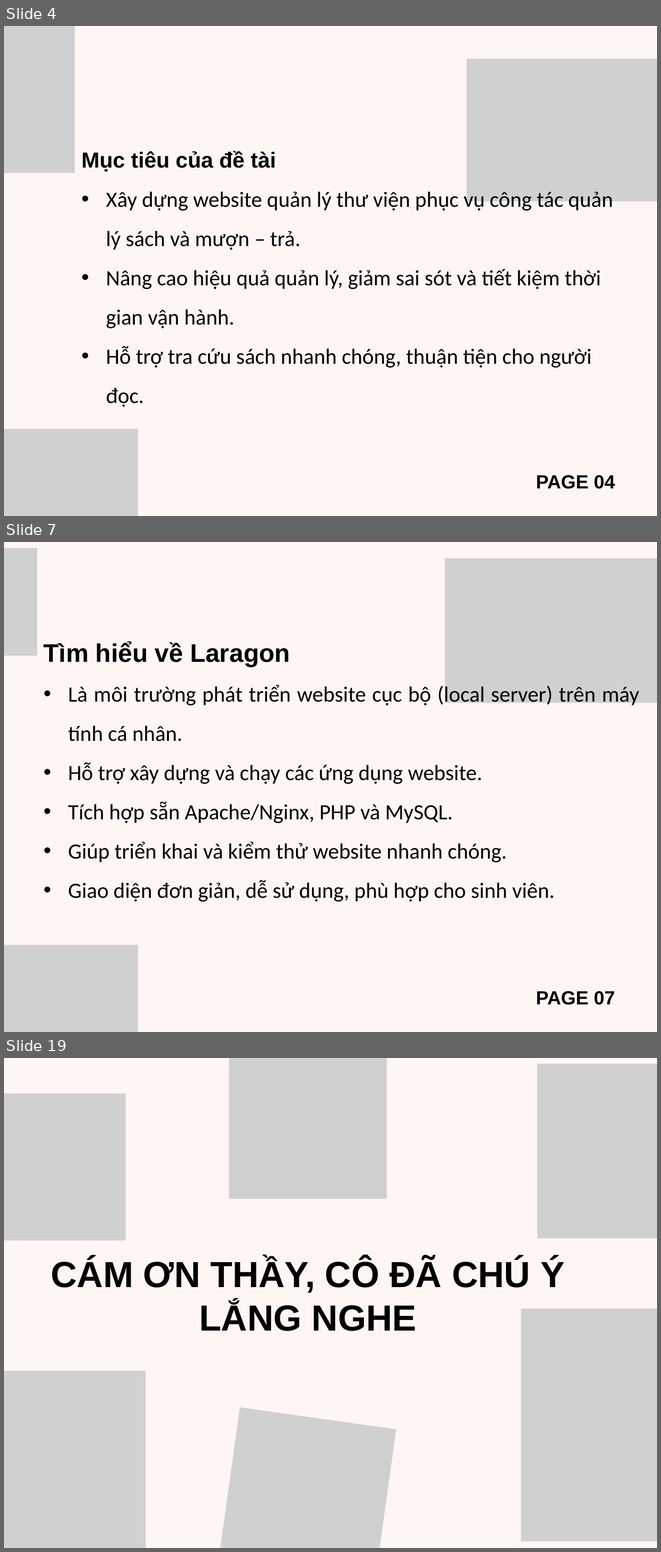
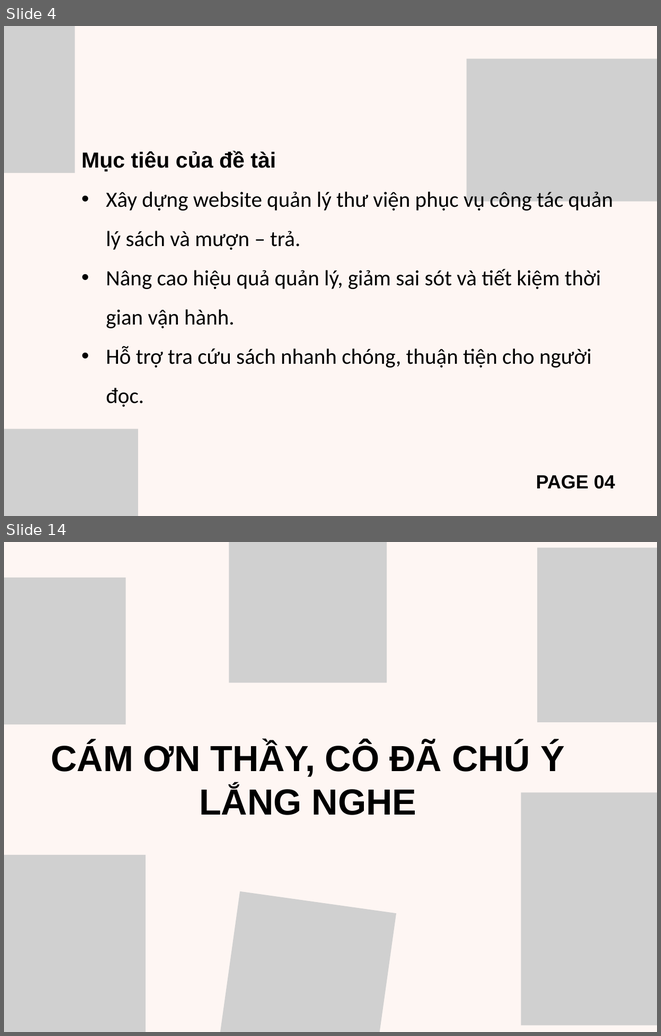
Before and after one commit to QueAnh068/csn-da23ttb-thachnguyenqueanh-webquanlythuvien, a slide deck: thesis/BaoCaoCSNHT.pptx. Shown one above the other, each under a label of ours: slides 4, 7 and 19 before the commit, slides 4 and 14 after it; the slides between them are not shown. The pictures are 661x1552 and 661x1036 pixels, drawn with LibreOffice and Linux fonts; fonts in the diff are those of the drawing; grey boxes stand for pictures. Boxes give left, top, right and bottom in pixels: in the first picture for what was removed or moved away, otherwise in the second. Text is boxed around its words. In the diff, an @@ line names an element or a change of style, - is before the commit and + after.

```diff
--- a/thesis/BaoCaoCSNHT.pptx
+++ b/thesis/BaoCaoCSNHT.pptx
@@ slide 7 removed at [4,542,657,1032], background #FEF6F3 @@
@@ picture removed at [4,548,37,655] @@
@@ picture removed at [445,558,657,703] @@
@@ text removed at [44,642,639,901] @@
-Tìm hiểu về Laragon
-• Là môi trường phát triển website cục bộ (local server) trên máy tính cá nhân.
-• Hỗ trợ xây dựng và chạy các ứng dụng website.
-• Tích hợp sẵn Apache/Nginx, PHP và MySQL.
-• Giúp triển khai và kiểm thử website nhanh chóng.
-• Giao diện đơn giản, dễ sử dụng, phù hợp cho sinh viên.
@@ picture removed at [4,945,139,1032] @@
@@ text removed at [536,991,615,1005] @@
-PAGE 07
@@ what was slide 19 is now slide 14 @@
```
Also in this commit, not shown: 7 slides changed, 3 slides added, 7 other slides removed.
